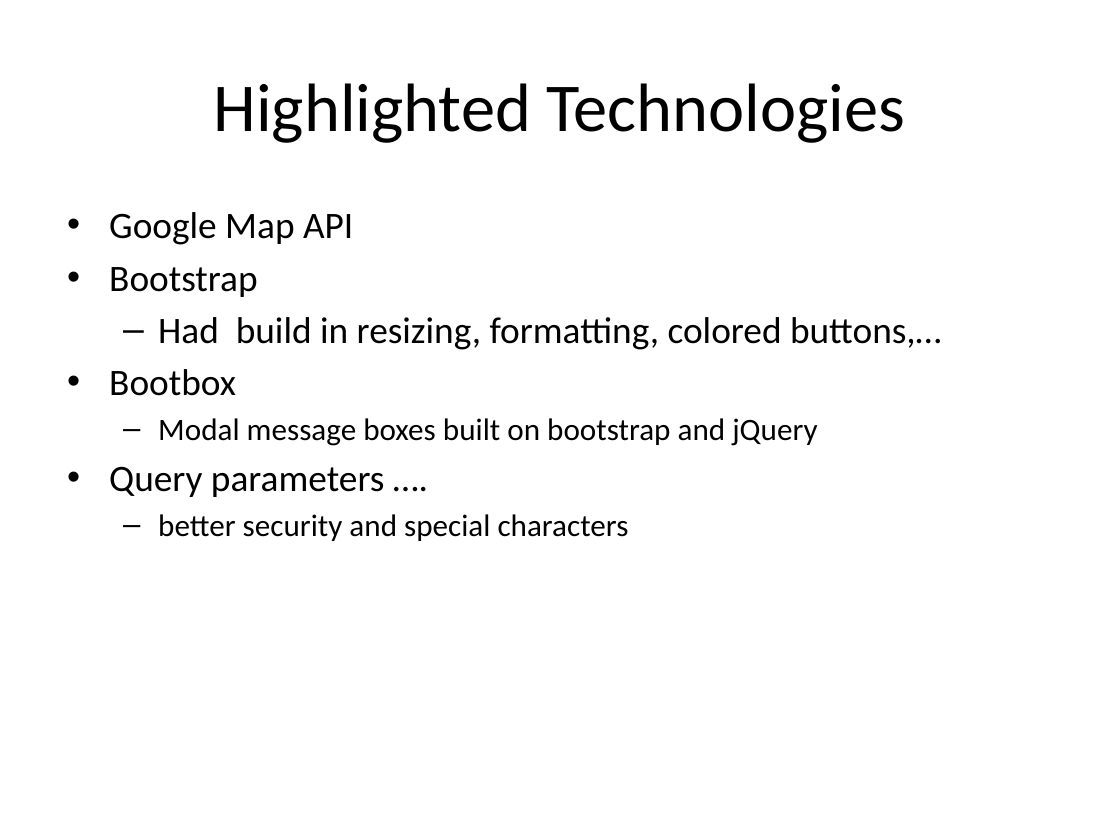
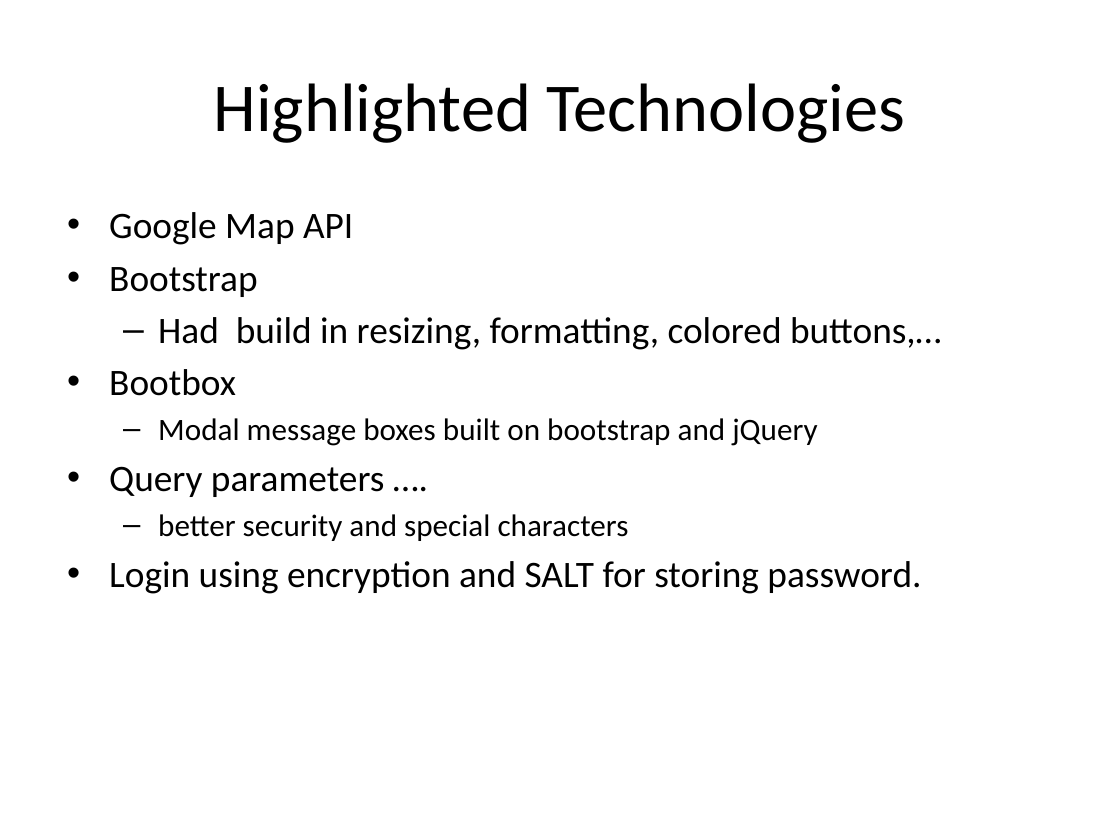
Before and after one commit to dreamer42/SEIS752-Vacation, a slide deck: slide 11 of docs/Presentation.pptx. Drawn at 1120x840 pixels with LibreOffice and Linux fonts; fonts in the diff are those of the drawing. Boxes give left, top, right and bottom in pixels: in the first picture for what was removed or moved away, otherwise in the second. Text is boxed around its words. In the diff, an @@ line names an element or a change of style, - is before the commit and + after.

```diff
--- a/docs/Presentation.pptx
+++ b/docs/Presentation.pptx
@@ text at bbox=[109, 561, 921, 594]: paragraph added @@
+• Login using encryption and SALT for storing password.
```
Also in this commit, not shown: 4 other slides changed, 3 slides added, 2 other files.
